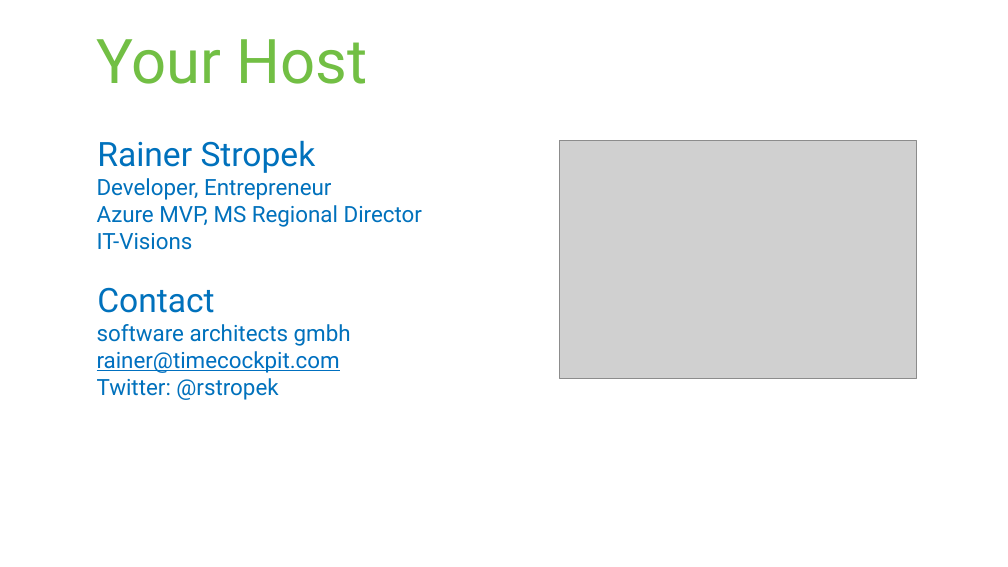
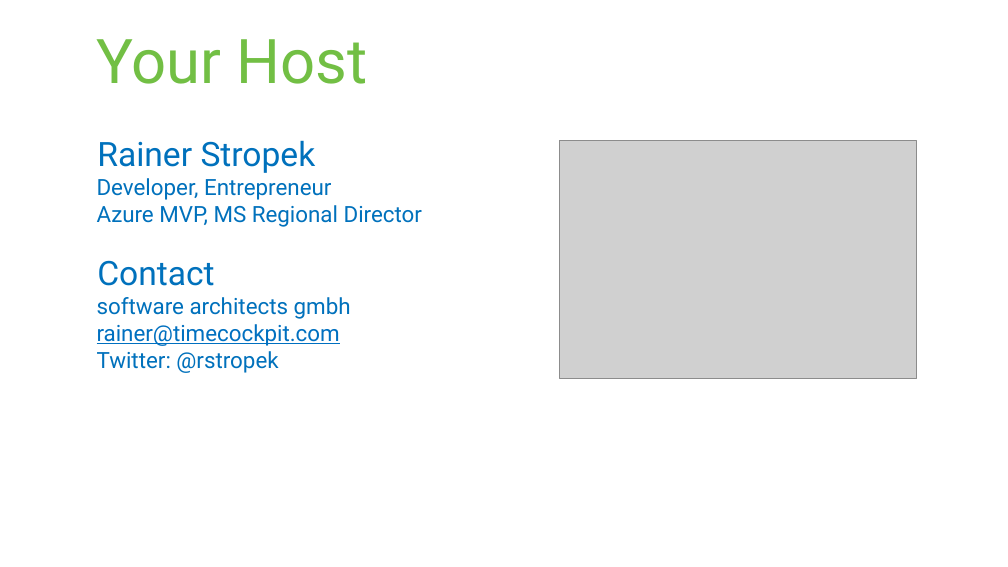
Before and after one commit to rstropek/DockerVS2015Intro, a slide deck: slide 2 of slides/Docker-Workshop.pptx. Drawn at 1008x567 pixels with LibreOffice and Linux fonts; fonts in the diff are those of the drawing; grey boxes stand for pictures. Boxes give left, top, right and bottom in pixels: in the first picture for what was removed or moved away, otherwise in the second. Text is boxed around its words. In the diff, an @@ line names an element or a change of style, - is before the commit and + after.

```diff
--- a/slides/Docker-Workshop.pptx
+++ b/slides/Docker-Workshop.pptx
@@ text at bbox=[97, 233, 193, 250]: paragraph removed @@
-  IT-Visions
```
Also in this commit, not shown: 6 other slides changed, 2 slides added.
